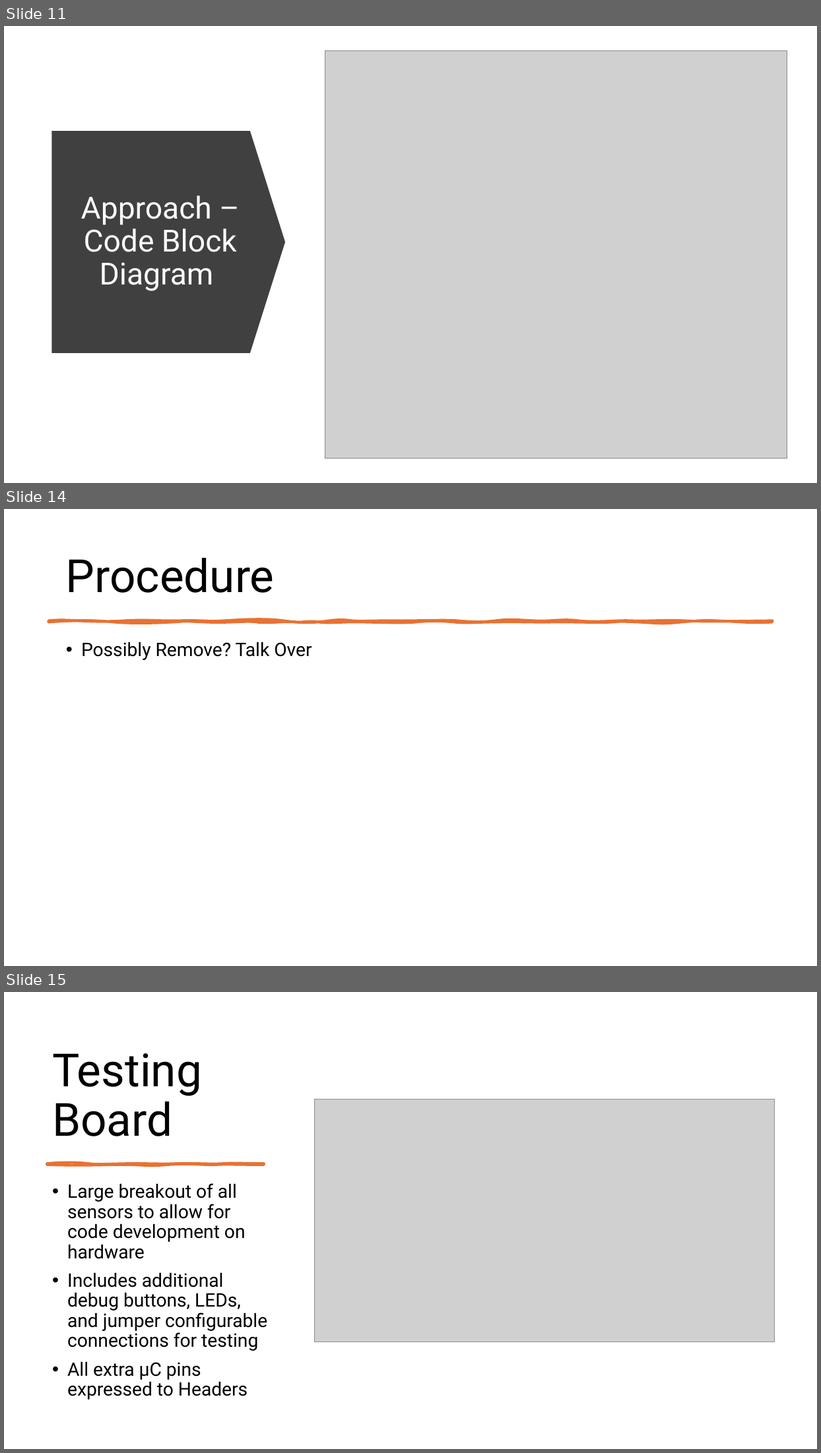
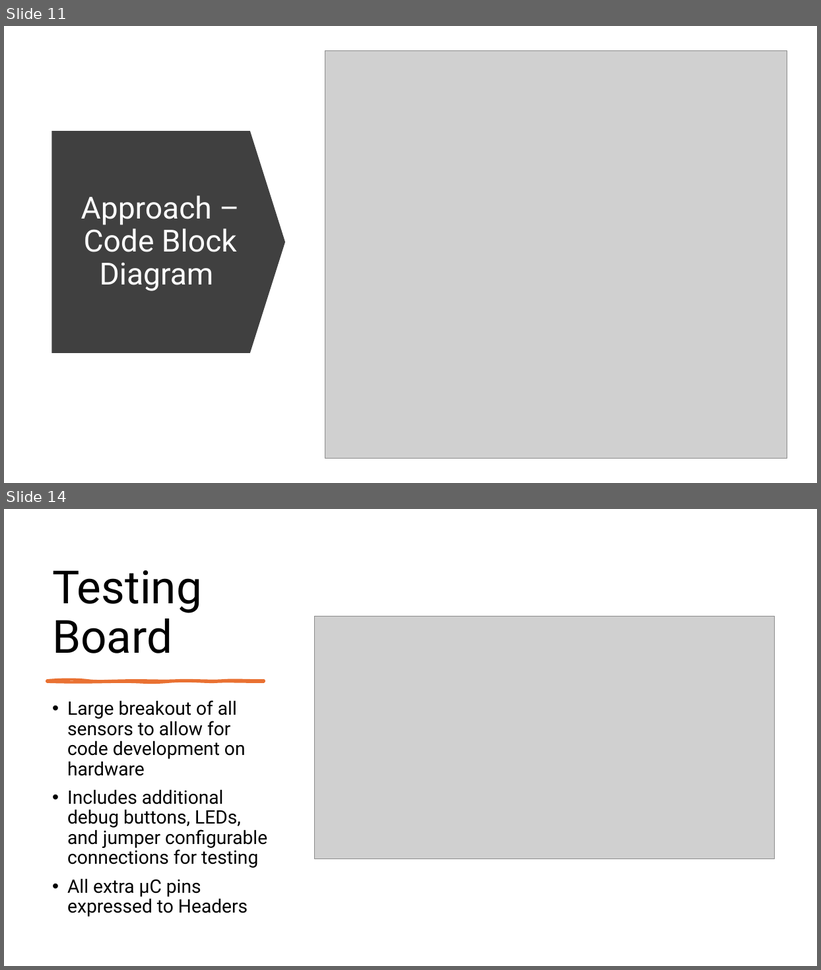
Before and after one commit to Tannyr-Singleterry/ECE590_SeniorDesign, a slide deck: Documents/FInal Presentation/Final_Presentation.pptx. Shown one above the other, each under a label of ours: slides 11, 14 and 15 before the commit, slides 11 and 14 after it; the slides between them are not shown. The pictures are 821x1453 and 821x970 pixels, drawn with LibreOffice and Linux fonts; fonts in the diff are those of the drawing; grey boxes stand for pictures. Boxes give left, top, right and bottom in pixels: in the first picture for what was removed or moved away, otherwise in the second. Text is boxed around its words. In the diff, an @@ line names an element or a change of style, - is before the commit and + after.

```diff
--- a/Documents/FInal Presentation/Final_Presentation.pptx
+++ b/Documents/FInal Presentation/Final_Presentation.pptx
@@ slide 14 removed at [4, 509, 817, 966], background #FFFFFF @@
@@ title removed at [66, 558, 275, 593] @@
-Procedure
@@ freeform shape removed at [48, 621, 773, 622] @@
@@ text removed at [81, 642, 312, 660] @@
-• Possibly Remove? Talk Over
@@ what was slide 15 is now slide 14 @@
```
Also in this commit, not shown: 3 slides changed.
